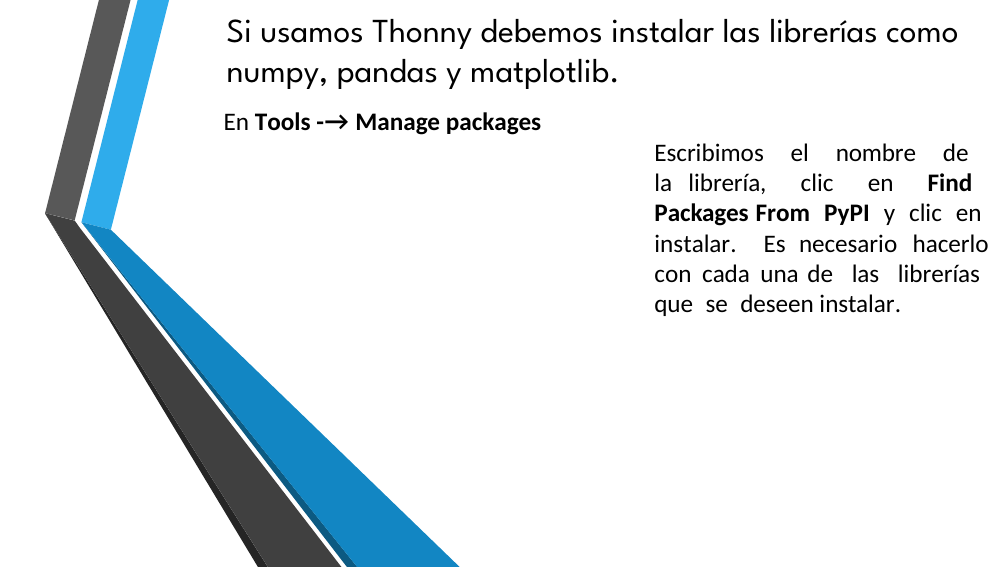
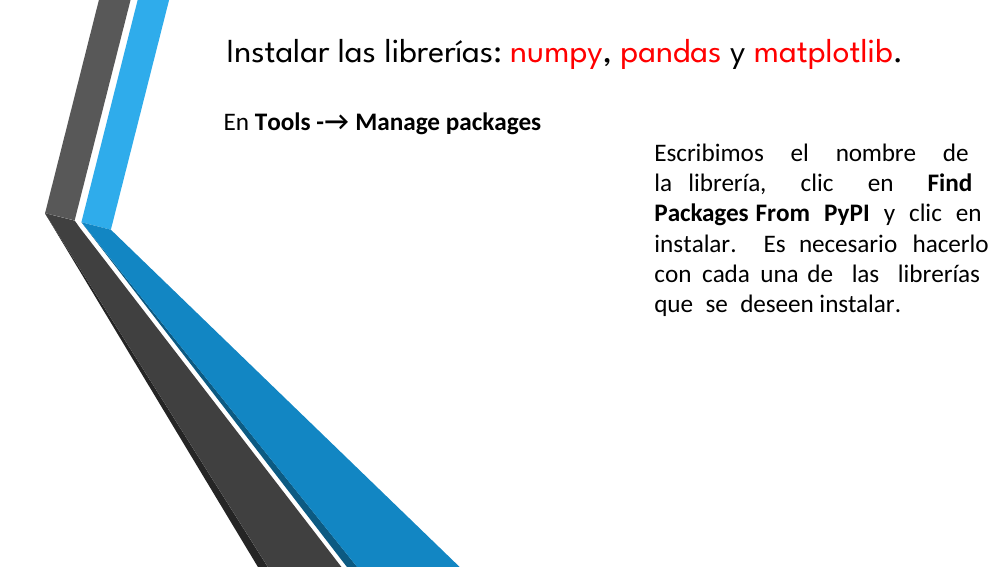
Before and after one commit to lizetheP/Programacion, a slide deck: slide 1 of CalendarioAgo2022/presentaciones/InstalacionLibrerias.pptx. Drawn at 1008x567 pixels with LibreOffice and Linux fonts; fonts in the diff are those of the drawing; background and template pictures are left out. Boxes give left, top, right and bottom in pixels: in the first picture for what was removed or moved away, otherwise in the second. Text is boxed around its words. In the diff, an @@ line names an element or a change of style, - is before the commit and + after.

```diff
--- a/CalendarioAgo2022/presentaciones/InstalacionLibrerias.pptx
+++ b/CalendarioAgo2022/presentaciones/InstalacionLibrerias.pptx
@@ title at (227,39,903,69): text changed @@
-Si usamos Thonny debemos instalar las librerías como numpy, pandas y matplotlib.
+Instalar las librerías: numpy, pandas y matplotlib.
```
Also in this commit, not shown: 3 other files.
